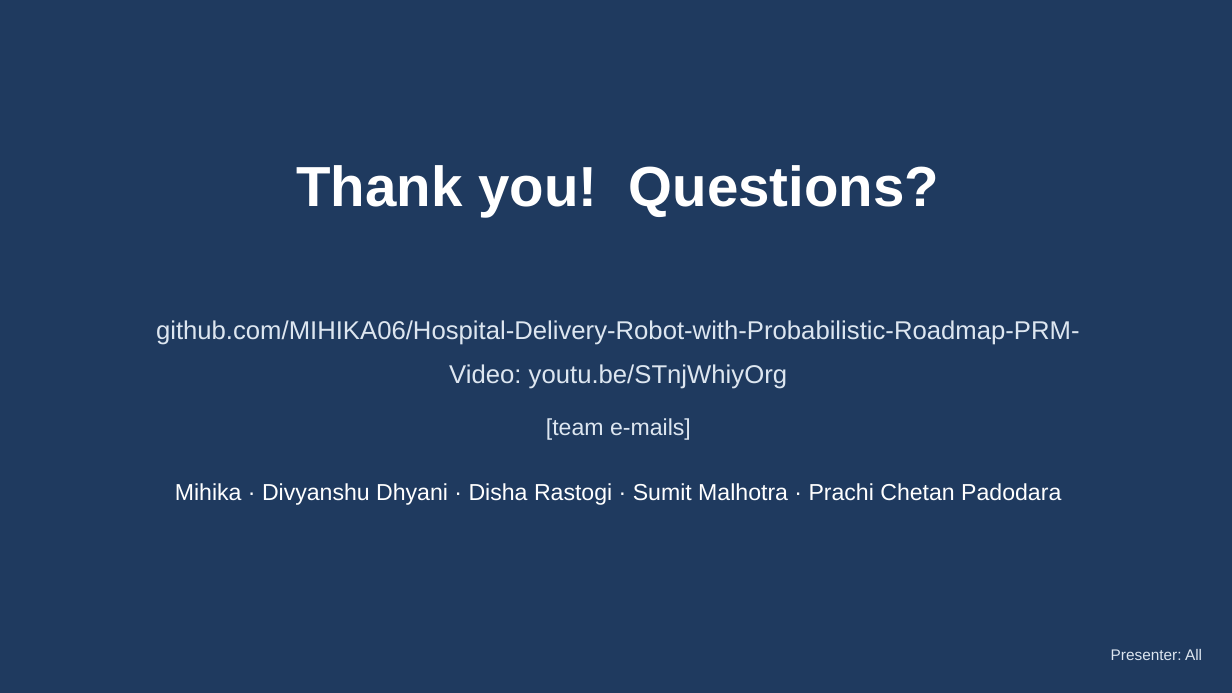
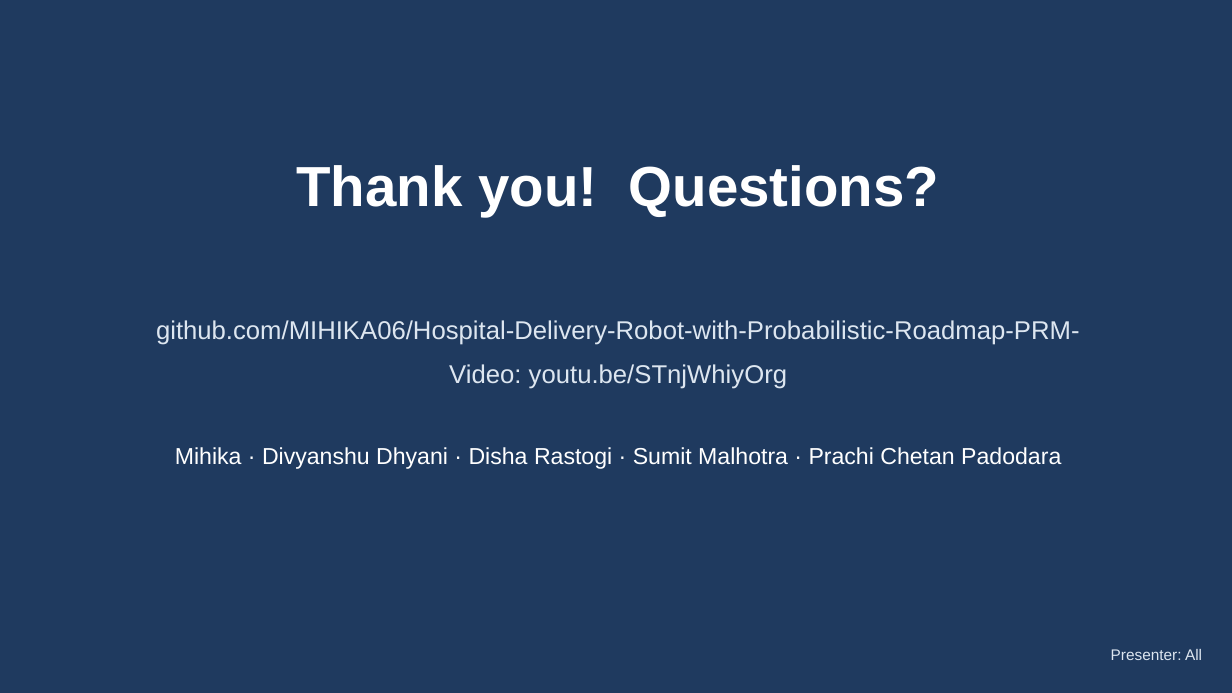
Before and after one commit to MIHIKA06/Hospital-Delivery-Robot-with-Probabilistic-Roadmap-PRM-, a slide deck: slide 17 of docs/slides/AISR_P05_G06_Slides.pptx. Drawn at 1232x693 pixels with LibreOffice and Linux fonts; fonts in the diff are those of the drawing. Boxes give left, top, right and bottom in pixels: in the first picture for what was removed or moved away, otherwise in the second. Text is boxed around its words. In the diff, an @@ line names an element or a change of style, - is before the commit and + after.

```diff
--- a/docs/slides/AISR_P05_G06_Slides.pptx
+++ b/docs/slides/AISR_P05_G06_Slides.pptx
@@ text removed at [546, 418, 691, 440] @@
-[team e-mails]
@@ text "Mihika · Divyanshu Dhyani · ...": place and size @@
-text "Mihika · Divyanshu Dhyani · ..." at [175, 483, 1061, 505]
+text "Mihika · Divyanshu Dhyani · ..." at [175, 447, 1061, 469]
```
Also in this commit, not shown: 9 other files.
